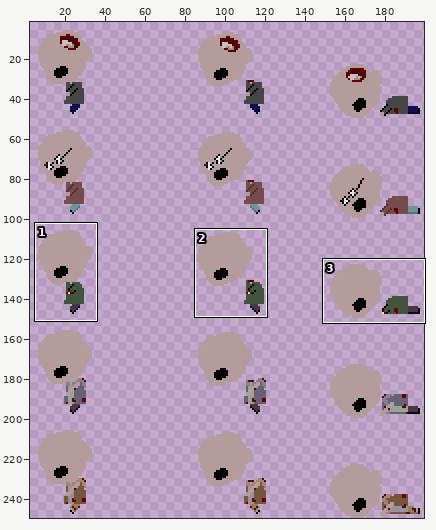
Sprite sheet, stored at Assets/Prefabs/Characters/monster_ad.png. Above, an overview of the earlier version with the close-up marked.
Close-up. Earlier state:
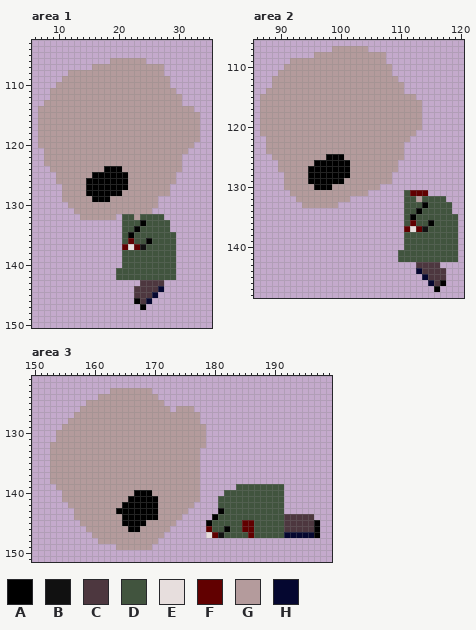
The file is 200x250 pixels. Colours within 5 levels of each other are drawn and written as one. Shown: area 1: x 6..35, y 103..150; area 2: x 86..120, y 106..148; area 3: x 150..199, y 121..151. The wide view leaves out empty margins. The commit also changed other parts of the picture, which this record leaves out.
Palette (. is transparent): A #000000  B #111111  C #4d373f  D #41543e  E #e7dedd  F #610000  G #b49b9c  H #050730
Pixels before, area 1, first column x 7:
106 ............GGGGGG.........
107 .........GGGGGGGGGGGG......
108 .....GGGGGGGGGGGGGGGG......
109 ....GGGGGGGGGGGGGGGGGG.....
110 ...GGGGGGGGGGGGGGGGGGG.....
111 ..GGGGGGGGGGGGGGGGGGGGG....
112 ..GGGGGGGGGGGGGGGGGGGGGG...
113 .GGGGGGGGGGGGGGGGGGGGGGG...
114 GGGGGGGGGGGGGGGGGGGGGGGGGG.
115 GGGGGGGGGGGGGGGGGGGGGGGGGGG
116 GGGGGGGGGGGGGGGGGGGGGGGGGGG
117 GGGGGGGGGGGGGGGGGGGGGGGGGGG
118 GGGGGGGGGGGGGGGGGGGGGGGGGGG
119 GGGGGGGGGGGGGGGGGGGGGGGGGGG
120 GGGGGGGGGGGGGGGGGGGGGGGGGG.
121 .GGGGGGGGGGGGGGGGGGGGGGGG..
122 .GGGGGGGGGGGGGGGGGGGGGGG...
123 .GGGGGGGGGGGGGGGGGGGGGGG...
124 ..GGGGGGGGGAAAGGGGGGGGGG...
125 ...GGGGGGAAAAAAGGGGGGGG....
126 ...GGGGGAAAAAAAGGGGGGGG....
127 ....GGGGAAAAAAAGGGGGGG.....
128 ....GGGGAAAAAAGGGGGGGG.....
129 ....GGGGGAAAGGGGGGGG.......
130 .....GGGGGGGGGGGGGGG.......
131 ......GGGGGGGGGGGGG........
132 .......GGGGGG.DDGDDDD......
133 ..............DDDADDDD.....
134 ..............DDADDDDD.....
135 ..............DADDDDDDD....
136 ..............DFDDADDDD....
137 ..............FEFBDDDDD....
138 ..............DDDDDDDDD....
139 ..............DDDDDDDDD....
140 ..............DDDDDDDDD....
141 .............DDDDDDDDDD....
142 .............DDDDDDDDDD....
143 .................CCCC......
144 ................CCCCH......
145 ................CCCH.......
146 ................ACH........
147 .................A.........
Pixels before, area 2, first column x 87:
107 ............GGGGGG...............
108 .........GGGGGGGGGGGG............
109 .....GGGGGGGGGGGGGGGG............
110 ....GGGGGGGGGGGGGGGGGG...........
111 ...GGGGGGGGGGGGGGGGGGG...........
112 ..GGGGGGGGGGGGGGGGGGGGG..........
113 ..GGGGGGGGGGGGGGGGGGGGGG.........
114 .GGGGGGGGGGGGGGGGGGGGGGG.........
115 GGGGGGGGGGGGGGGGGGGGGGGGGG.......
116 GGGGGGGGGGGGGGGGGGGGGGGGGGG......
117 GGGGGGGGGGGGGGGGGGGGGGGGGGG......
118 GGGGGGGGGGGGGGGGGGGGGGGGGGG......
119 GGGGGGGGGGGGGGGGGGGGGGGGGGG......
120 GGGGGGGGGGGGGGGGGGGGGGGGGGG......
121 GGGGGGGGGGGGGGGGGGGGGGGGGG.......
122 .GGGGGGGGGGGGGGGGGGGGGGGG........
123 .GGGGGGGGGGGGGGGGGGGGGGG.........
124 .GGGGGGGGGGGGGGGGGGGGGGG.........
125 ..GGGGGGGGGAAAGGGGGGGGGG.........
126 ...GGGGGGAAAAAAGGGGGGGG..........
127 ...GGGGGAAAAAAAGGGGGGGG..........
128 ....GGGGAAAAAAAGGGGGGG...........
129 ....GGGGAAAAAAGGGGGGGG...........
130 ....GGGGGAAAGGGGGGGG.............
131 .....GGGGGGGGGGGGG......DFFF.....
132 ......GGGGGGGGG.........DDGDDDD..
133 .......GGGGGG...........DDDADDDD.
134 ........................DDADDDDD.
135 ........................DADDDDDDD
136 ........................DFDDADDDD
137 ........................FEFBDDDDD
138 ........................DDDDDDDDD
139 ........................DDDDDDDDD
140 ........................DDDDDDDDD
141 .......................DDDDDDDDDD
142 .......................DDDDDDDDDD
143 ..........................CCCC...
144 ..........................HCCCC..
145 ...........................HCCC..
146 ............................HCA..
147 .............................A...
Pixels before, area 3, first column x 153:
123 ..........GGGGGGG............................
124 ........GGGGGGGGGG...........................
125 ......GGGGGGGGGGGGG..........................
126 .....GGGGGGGGGGGGGGG.GGG.....................
127 ....GGGGGGGGGGGGGGGGGGGGG....................
128 ...GGGGGGGGGGGGGGGGGGGGGG....................
129 ..GGGGGGGGGGGGGGGGGGGGGGGG...................
130 .GGGGGGGGGGGGGGGGGGGGGGGGG...................
131 .GGGGGGGGGGGGGGGGGGGGGGGGG...................
132 GGGGGGGGGGGGGGGGGGGGGGGGGG...................
133 GGGGGGGGGGGGGGGGGGGGGGGGG....................
134 GGGGGGGGGGGGGGGGGGGGGGGGG....................
135 GGGGGGGGGGGGGGGGGGGGGGGGG....................
136 GGGGGGGGGGGGGGGGGGGGGGGGG....................
137 GGGGGGGGGGGGGGGGGGGGGGGGG....................
138 GGGGGGGGGGGGGGGGGGGGGGGGG....................
139 .GGGGGGGGGGGGGGGGGGGGGGGG......DDDDDDDD......
140 ..GGGGGGGGGGGGAAAGGGGGGGG....DDDDDDDDDD......
141 ..GGGGGGGGGGGAAAAAGGGGGGG...DDDDDDDDDDD......
142 ...GGGGGGGGGAAAAAAGGGGGG....DDDDDDDDDDD......
143 ....GGGGGGGAAAAAAAGGGGG.....ADDDDDDDDDD......
144 ....GGGGGGGGAAAAAAGGGG.....ADDDDDDDDDDDCCCCC.
145 .....GGGGGGGAAAAGGGGG.....ADDDDDFFDDDDDCCCCCA
146 ......GGGGGGGAAGGGGG......FDDADDFFDDDDDCCCCCA
147 .......GGGGGGGGGGGG.......EFBDDDDFDDDDDHHHHHA
148 ........GGGGGGGGGG...........................
149 ...........GGGGGG............................
After the commit:
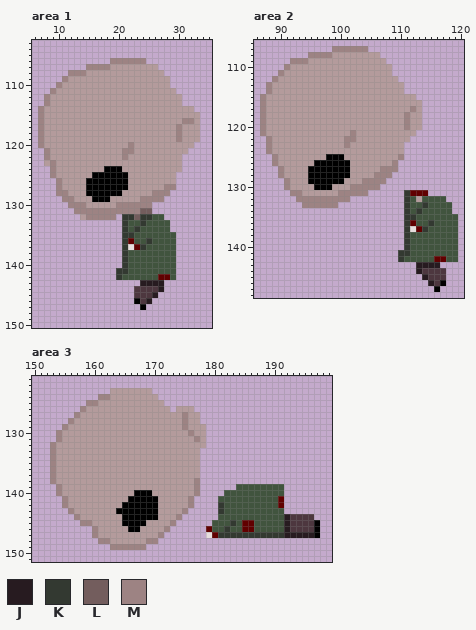
Colours new in this view: J #271b20  K #333931  L #735d5d  M #9d8383
The exact change:
Changed rows in their new state; - is an unchanged pixel.
Area 1:
first column x 7:
106 ------------MMMMMM--------
107 --------MMMM--------.-----
108 -----MMM------------------
109 ----M---------------------
110 ---M----------------------
111 --M-----------------------
112 -M------------------------
113 -M------------------------
114 M-------------------------
115 M-------------------------
116 M-----------------------MM
117 M----------------------M--
118 M----------------------M--
119 M----------------------M--
120 M--------------M----------
121 -M------------MM----------
122 -M------------M-----------
123 --M-----------------------
124 --M-----------------------
125 --M-----------------------
126 ---M----------------------
127 ---M-----------------MM---
128 ---MM--------------MMM----
129 ----MM-----------MMMM-----
130 -----MMM-----MMMMMM.------
131 ------MMMMMMMMMMMLL-------
132 --------MMMMM-KKLKK-------
133 --------------K--K--------
134 --------------K-K---------
135 --------------KK----------
136 --------------K---K-------
137 --------------K--K--------
138 --------------K-----------
139 --------------K-----------
140 --------------K-----------
141 -------------KK-----------
142 -------------K------FF----
143 -----------------JJJJ-----
144 --------------------J-----
145 -------------------J------
146 ------------------J-------
Area 2:
first column x 87:
107 ------------MMMMMM-------------
108 --------MMMM--------.----------
109 -----MMM-----------------------
110 ----M--------------------------
111 ---M---------------------------
112 --M----------------------------
113 -M-----------------------------
114 -M-----------------------------
115 M------------------------------
116 M------------------------------
117 M------------------------M-----
118 M-----------------------M------
119 M-----------------------M------
120 M-----------------------M------
121 M--------------M---------------
122 -M------------MM---------------
123 -M------------M----------------
124 -M-----------------------------
125 --M--------------------M-------
126 --M-------------------M--------
127 ---M----------------MMM--------
128 ---M---------------MMM---------
129 ----M------------MMMM.---------
130 ----M----------MMMMM-----------
131 -----MM------MMMMM------K------
132 ------MMMMMMMMM---------K------
133 -------MMMMMM-----------K--K---
134 ------------------------K-K----
135 ------------------------KK-----
136 ------------------------K---K--
137 ------------------------K--K---
138 ------------------------K------
139 ------------------------K------
140 ------------------------K------
141 -----------------------KK------
142 -----------------------K-----FF
143 --------------------------JJJJ-
144 --------------------------J----
145 ---------------------------J---
146 ----------------------------J--
Area 3:
first column x 153:
124 --------MM----------------------------------
125 ------MM------------------------------------
126 -----M--------------------------------------
127 ----M-----------------M---------------------
128 ---M------------------M---------------------
129 --M-------------------M---------------------
130 -M---------------------M--------------------
131 -M----------------------M-------------------
132 M-------------------------------------------
133 M-------------------------------------------
134 M-------------------------------------------
135 M-------------------------------------------
136 M-------------------------------------------
137 M-------------------------------------------
138 M-----------------------M-------------------
139 -M----------------------M-------------------
140 -M----------------------M-------------------
141 --M--------------------M.-------------F-----
142 --M--------------------M----K---------F-----
143 ---M------------------M-----K---------------
144 ----M----------------M-----.-----------J----
145 -----MM-------------M-----.---K--------J----
146 ------.M-----------M---------K---------J----
147 -------M----------M---------KKKKKKKKKKKJJJJJ
148 --------MM------MM--------------------------
149 ----------MMMMMM.---------------------------
